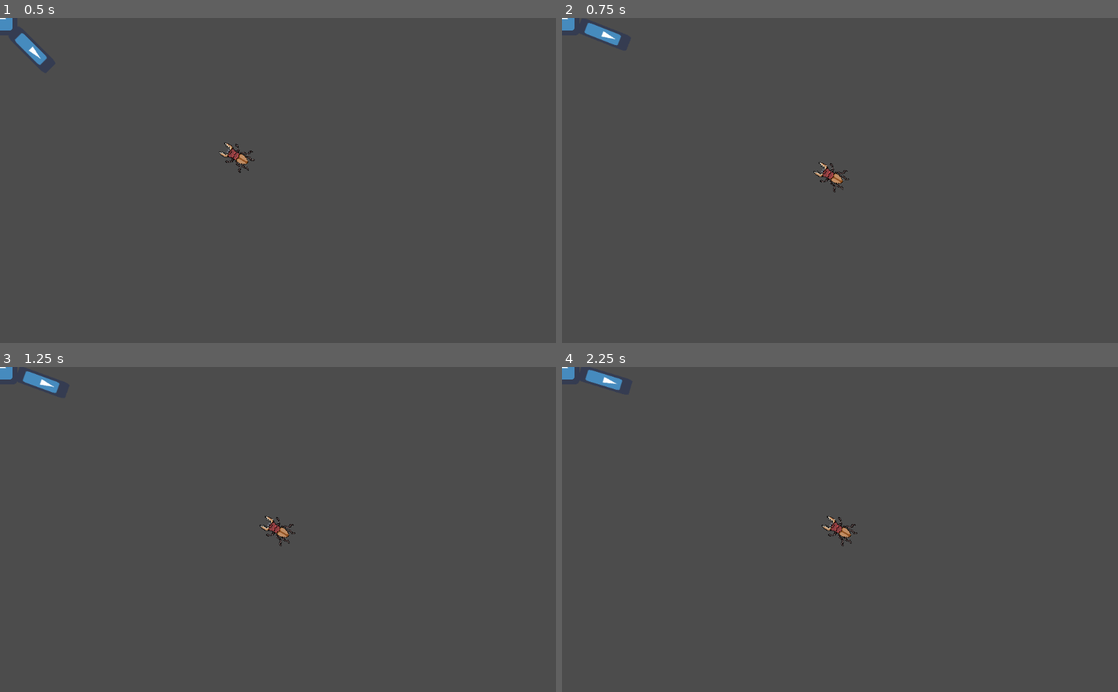
Above: before the commit, frames 1-4 (two rows, left to right).
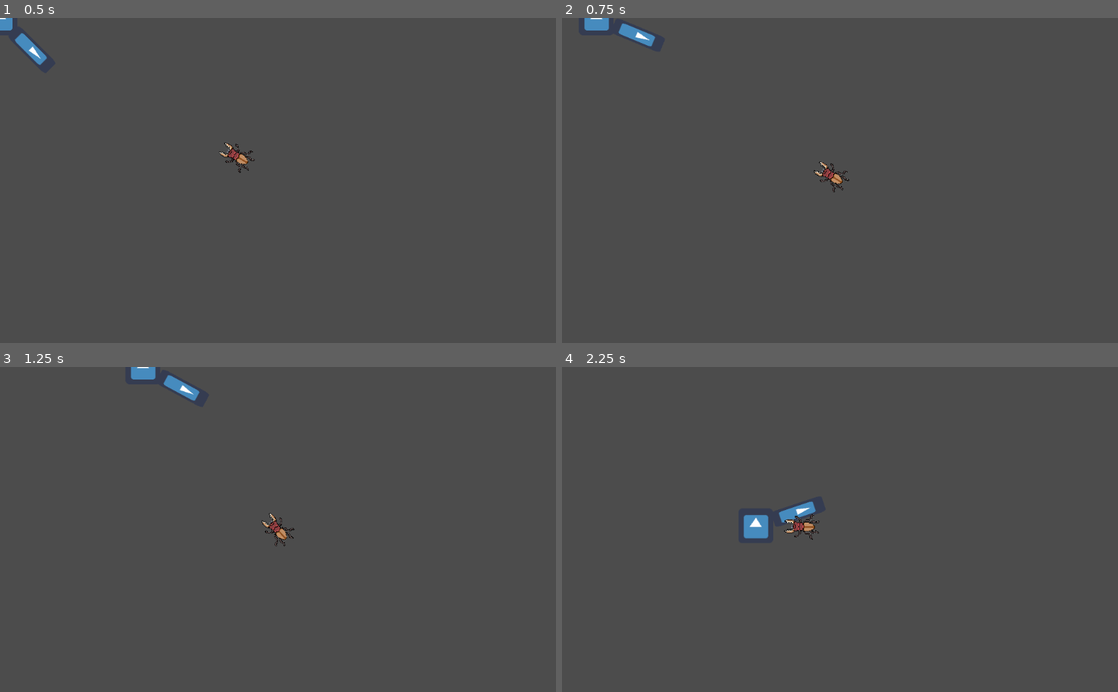
Above: after the commit, the same moments.

Repository: RiddimCrunch/Interco
Game: Godot game, scene res://Scene/World/World.tscn
Two runs of this game, one before a commit and one after it. Both use one fixed random seed, a clock stepped at 60 frames per second and the inputs below. The engine's default icon, where the game draws it, is replaced by a stand-in: a white triangle on a blue panel in a dark square.
Inputs (mouse positions are in pixels of both pictures, inside the frame that each line leads up to):
- Up to frame 1 (0.5 s): no input
- Up to frame 2 (0.75 s): move the mouse to (962, 164) at 0.52 s; hold D (right) from 0.53 s (still down); click (962, 164) at 0.6 s
- Up to frame 3 (1.25 s): keep holding D (right)
- Up to frame 4 (2.25 s): move the mouse to (728, 545) at 1.27 s; release D (right) at 1.28 s; hold S (down) 1.28-2.03 s; click (728, 545) at 1.35 s; move the mouse to (895, 458) at 2.02 s; hold D (right) from 2.03 s (still down); click (895, 458) at 2.1 s

Frame 1 is identical in both runs. In frame 2, 0.7% of the frame differs, in the area x 0-52%, y 0-54%; in frame 3, 1.0%; in frame 4, 1.3%, in the area x 0-54%, y 0-56%.

Commit message:
Fonctionne

Diff:
--- a/Player.tscn
+++ b/Player.tscn
@@ -1,6 +1,7 @@
-[gd_scene load_steps=14 format=2]
+[gd_scene load_steps=15 format=2]
 
 [ext_resource path="res://icon.png" type="Texture" id=1]
+[ext_resource path="res://Player.gd" type="Script" id=2]
 [ext_resource path="res://Fork.gd" type="Script" id=3]
 
 [sub_resource type="RectangleShape2D" id=1]
@@ -89,6 +90,7 @@
 [sub_resource type="AnimationNodeStateMachinePlayback" id=10]
 
 [node name="Player" type="KinematicBody2D"]
+script = ExtResource( 2 )
 
 [node name="Sprite" type="Sprite" parent="."]
 texture = ExtResource( 1 )
